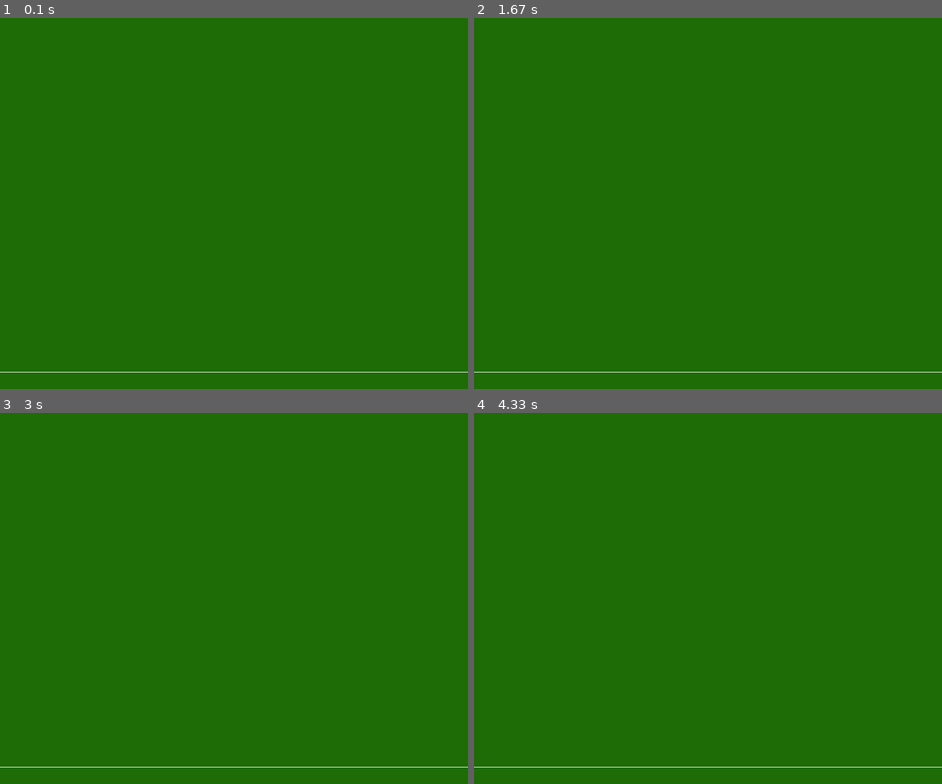
Above: before the commit, frames 1-4 (two rows, left to right).
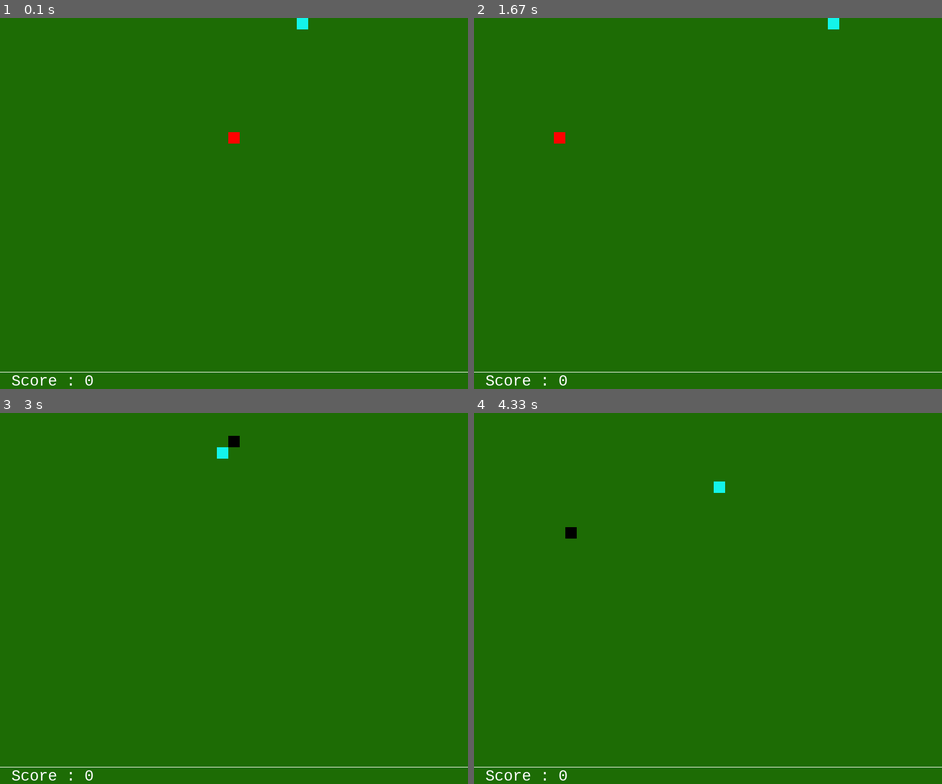
Above: after the commit, the same moments.

Repository: Kgeek33/NSI_Terminale
Game: pygame game, started from TD Snake/snake_jeu.py
Same seed, same stepped clock (60 frames per second), same inputs: the game is played once before the commit and once after it.
Inputs:
- Up to frame 1 (0.1 s): no input
- Up to frame 2 (1.67 s): hold Right 0.33-0.8 s; hold Left 1.17-1.63 s
- Up to frame 3 (3 s): hold Down 2.23-2.53 s; hold Left 2.57-2.97 s
- Up to frame 4 (4.33 s): hold Right 3.4-4.03 s; hold Down from 4.07 s (still down)

The runs differ from the first frame. In frame 1, 0.3% of the frame differs, in the area x 2-66%, y 0-100%; in frame 2, 0.3%; in frame 3, 0.3%; in frame 4, 0.3%.

Commit message:
c pour toi Florent...

Diff:
--- a/TD Snake/snake_classes.py
+++ b/TD Snake/snake_classes.py
@@ -54,7 +54,7 @@
 
     def pourrie(self, j: int = 1) -> bool:
         "décompose la pomme et renvoie True si la pomme a depassé sa duree de vie, False sinon"
-        self.duree -= 1
+        self.duree -= j
         return self.duree <= 0
 
     def jeter(self):
@@ -82,7 +82,7 @@
         # le corps est une liste de 1 seul point quelque part dans le jardin
         S = Point(x_m, y_m, randint(0, x_m), randint(0, 2), c)
         self.corps = [S]
-        S.placer()
+        self.afficher()
         # et les autres attributs :
         self.score = 0
         self.vivant = True
@@ -97,10 +97,15 @@
             ch += str(LEPLAIZ)
         return ch
 
+    def afficher(self) -> None:
+        """affiche le corps du serpent dans la fenêtre"""
+        for p in self.corps:
+            p.placer()
+
     def contient(self, x, y) -> bool:
         """renvoie True si les coordonnées x,y sont celles d'un point du corps du serpent"""
-        for Lelement in self.corps:
-            if str(Lelement) == f"({x}, {y})":
+        for p in self.corps:
+            if p.abs == x and p.ord == y:
                 return True
         return False
 
@@ -115,18 +120,34 @@
     def get_corps_sans_tete(self) -> list[Point]:
         """renvoie la liste des points sans la tête"""
         return self.corps[:-1]
+
+    def est_dans_zone(self, x, y) -> bool:
+        return x >= 0 and x <= self.x_max and y >= 0 and y <= self.y_max
+
+    def grandir_en_tete(self):
+        """fait grandir le corps par la tête dans le sens de deplacement courant"""
+        t = self.get_tete()
+        nx = t.abs + self.vitesse[0]
+        ny = t.ord + self.vitesse[1]
+        if self.est_dans_zone(nx, ny) and not self.contient(nx, ny):
+            t = Point(self.x_max, self.y_max, nx, ny, self.couleur)
+            self.corps.append(t)
+            t.placer()
+        else:
+            self.vivant = False
 
     def avale(self, pomme: Pomme) -> None | AssertionError:
         """pomme est une instance de Pomme.
         fait grandir le corps par le haut (la tête) dans le sens de deplacement courant"""
         assert self.get_tete() == pomme.point
         print("mange ", str(pomme))
-        self.corps.append(pomme)
+        self.grandir_en_tete()
 
     def peut_manger(self, pomme: Pomme) -> bool:
         """pomme est une instance de Pomme
         renvoie True si la tête est sur la pomme"""
-        return self.get_tete() == str(pomme)
+        t = self.get_tete()
+        return t == pomme.point
 
     def se_deplace(self, vitesse) -> None:
         """ deplace le serpent dans le sens de la vitesse (couple (Vx,Vy) passée en parametre)
@@ -137,23 +158,21 @@
         * si le deplacement n'est pas un retournenemnt
         """
         self.vitesse = vitesse
-        print(str(self))
-        a = self.get_tete()
-        if vitesse[0] == 0:
-            a.ord += 1
-        # match vitesse:
-        #     case (0, 1):
-        #         a.ord += 1
-        self.corps.append(a)
-        self.corps.pop(0)
+        self.grandir_en_tete()
+
+        q = self.corps.pop(0)
+        q.effacer()
 
     def est_vivant(self):
         """renvoie True si le serpent bouge encore dans le jeu, False sinon """
-        return "à compléter"
+        return self.vivant
 
     def se_mord_la_queue(self) -> bool:
         """ renvoie True et tue le serpent si la tete coincide avec une autre partie du corps"""
-        return self.get_tete() in self.get_corps_sans_tete()
+        if self.get_tete() in self.get_corps_sans_tete():
+            self.vivant = False
+            return True
+        return False
 
 
 # les tests du module
--- a/TD Snake/snake_jeu.py
+++ b/TD Snake/snake_jeu.py
@@ -12,25 +12,61 @@
 CASE_EN_PIXEL = Point.taille_pxl
 
 COLOR_SNAKE_0 = (19, 244, 234)    # bleu lagon
-PERIODE_RAFF_MS = 100
+L_COLORS = [BLACK, YELLOW, RED, PURPLE]
 
 
 def jouer():
+    PERIODE_RAFF_MSs = 99
     spg.fenetre_init(DIM_X, DIM_Y, H_SCORE_EN_PXL, CASE_EN_PIXEL)
 
+    snake = Snake(DIM_X, DIM_Y, COLOR_SNAKE_0)
+    vitesse = (0, 0)
     on_joue = True
+    snake.afficher()
+
+    DEScoor = Point(20, 10, randint(0, H_SCORE_EN_PXL - 10),
+                    randint(0, H_SCORE_EN_PXL - 10), RED)
+    LApomme = Pomme(DEScoor, 5)
+    LApomme.placer()
+
+    LEscore = 0
+    spg.score(0, snake.y_max, Point.taille_pxl, LEscore, WHITE)
 
     while on_joue:
         spg.maj_evts_souris_clavier()
         # renvoie le couple des deplacements (horizontal et vertical)
-        vitesse = spg.mouvement(False)
+        v = spg.mouvement(False)
+
+        if snake.contient(LApomme.point.abs, LApomme.point.ord):
+            if snake.get_tete() == LApomme.point:
+                snake.avale(LApomme)
+                LEscore += 1
+                spg.score(0, snake.y_max, Point.taille_pxl, LEscore, WHITE)
+            DEScoor = Point(20, 10, randint(0, H_SCORE_EN_PXL - 10), randint(0,
+                            H_SCORE_EN_PXL - 10), L_COLORS[randint(1, len(L_COLORS))-1])
+            LApomme = Pomme(DEScoor, 5)
+            LApomme.placer()
+        if LApomme.pourrie(0.5):
+            LApomme.jeter()
+            DEScoor = Point(20, 10, randint(0, H_SCORE_EN_PXL - 10), randint(0,
+                            H_SCORE_EN_PXL - 10), L_COLORS[randint(1, len(L_COLORS))-1])
+            LApomme = Pomme(DEScoor, 5)
+            LApomme.placer()
+
+        if v != (0, 0):
+            vitesse = v
+
         if not vitesse == (0, 0):
-            print(vitesse)
-        spg.attente(PERIODE_RAFF_MS - 10*LEVEL)
-        if spg.sortie():
+            snake.se_deplace(vitesse)
+
+        if spg.sortie() or not snake.est_vivant():
             on_joue = False
-    spg.attente(5000)
+        else:
+            spg.attente(PERIODE_RAFF_MSs - 10*LEVEL)
+
     spg.fin()
+    if not snake.est_vivant():
+        print("Snake is dead!")
 
 
 jouer()
--- a/TD Snake/snake_pygame.py
+++ b/TD Snake/snake_pygame.py
@@ -25,6 +25,7 @@
     """
     global screen
     # dimensions de la fenêtre DIMX (en pxl)* DIMY(en pxl) + taille score (en pxl)  )
+    pygame.init()
     r_fenetre = Rect(0, 0, (dim_x+1)*case_en_pxl,
                      (dim_y+1)*case_en_pxl+score_en_pxl)
     screen = pygame.display.set_mode(r_fenetre.size, 0)
@@ -34,7 +35,6 @@
     # ligne frontière avant le bandeau des scores
     pygame.draw.line(screen, (255, 255, 255), (0, (dim_y+1)*case_en_pxl),
                      ((dim_x+1)*case_en_pxl, (dim_y+1)*case_en_pxl))
-    pygame.init()
     pygame.display.flip()  # Mise à jour de l'affichage complet
 
 
